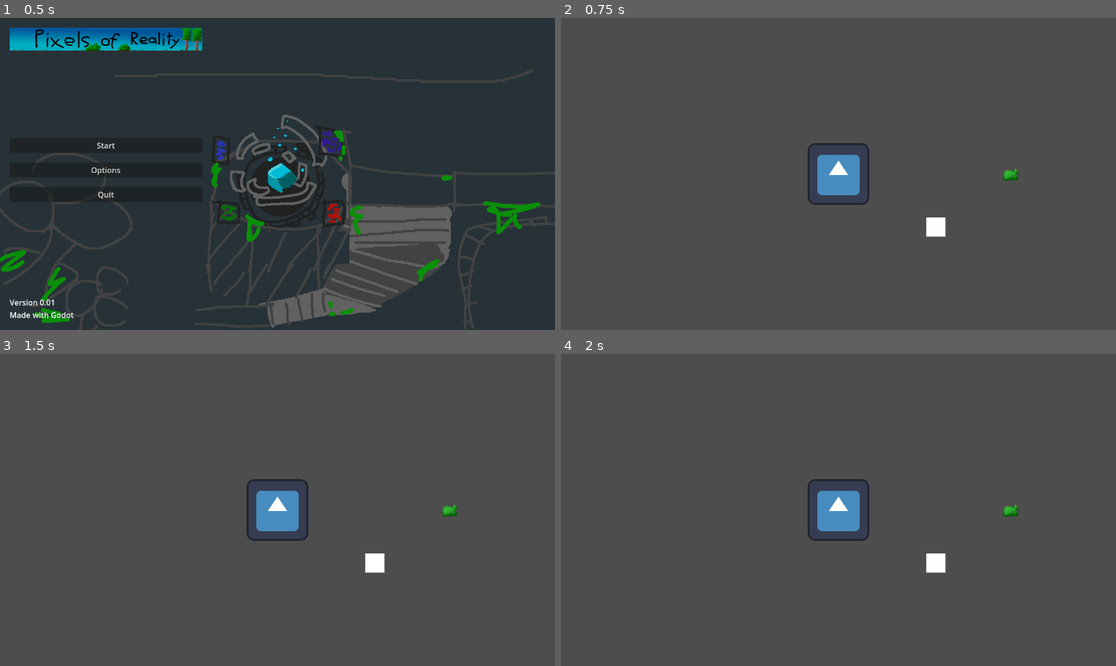
Above: before the commit, frames 1-4 (two rows, left to right).
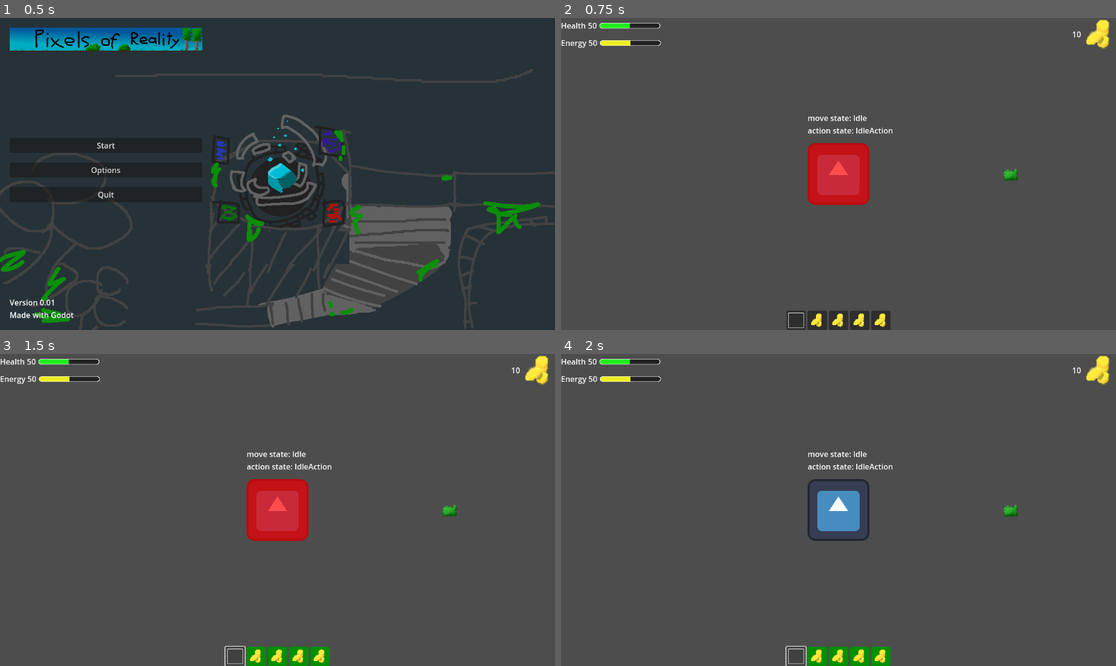
Above: after the commit, the same moments.

Repository: Cole-Miller-IT/JanGameJam2025
Game: Godot game, scene res://Scenes/Levels/MainMenu/main_menu.tscn
Two runs of this game, one before a commit and one after it. Both use one fixed random seed, a clock stepped at 60 frames per second and the inputs below. The engine's default icon, where the game draws it, is replaced by a stand-in: a white triangle on a blue panel in a dark square.
Inputs (mouse positions are in pixels of both pictures, inside the frame that each line leads up to):
- Up to frame 1 (0.5 s): no input
- Up to frame 2 (0.75 s): click "Start" at 0.5 s
- Up to frame 3 (1.5 s): click (233, 656) at 1.27 s
- Up to frame 4 (2 s): no input

Frame 1 is identical in both runs. In frame 2, 4.5% of the frame differs, in the area x 0-99%, y 0-100%; in frame 3, 4.4%; in frame 4, 2.2%.

Commit message:
added ui to wrold

Diff:
--- a/Scenes/Enemies/enemy_base.gd
+++ b/Scenes/Enemies/enemy_base.gd
@@ -2,7 +2,6 @@
 class_name EnemyBase
 
 var health = 100
-
 
 
 func take_damage():
--- a/Scenes/Enemies/enemy_base.tscn
+++ b/Scenes/Enemies/enemy_base.tscn
@@ -1,10 +1,14 @@
-[gd_scene load_steps=5 format=3 uid="uid://dwjprrq0b0rsb"]
+[gd_scene load_steps=7 format=3 uid="uid://dwjprrq0b0rsb"]
 
 [ext_resource type="Script" path="res://Scenes/Enemies/enemy_base.gd" id="1_3qtj7"]
 [ext_resource type="Texture2D" uid="uid://bqc5gwyelqe7n" path="res://Assets/Images/Bush.png" id="2_22ou5"]
 [ext_resource type="PackedScene" uid="uid://doqtjwyne5dbw" path="res://Scenes/HitboxAndHurtbox/hurtbox.tscn" id="3_x0r8h"]
+[ext_resource type="PackedScene" uid="uid://gy0wep6lq3su" path="res://Scenes/HitboxAndHurtbox/hitbox.tscn" id="4_v38y8"]
 
 [sub_resource type="RectangleShape2D" id="RectangleShape2D_etjs6"]
+size = Vector2(32, 20)
+
+[sub_resource type="RectangleShape2D" id="RectangleShape2D_nh5lt"]
 size = Vector2(32, 20)
 
 [node name="EnemyBase" type="CharacterBody2D"]
@@ -19,6 +23,13 @@
 [node name="CollisionShape2D" parent="HurtBox" index="0"]
 shape = SubResource("RectangleShape2D_etjs6")
 
+[node name="Hitbox" parent="." instance=ExtResource("4_v38y8")]
+collision_layer = 4
+
+[node name="CollisionShape2D" parent="Hitbox" index="0"]
+shape = SubResource("RectangleShape2D_nh5lt")
+
 [connection signal="area_entered" from="HurtBox" to="." method="_on_hurt_box_area_entered"]
 
 [editable path="HurtBox"]
+[editable path="Hitbox"]
--- a/Scenes/Levels/World/world.tscn
+++ b/Scenes/Levels/World/world.tscn
@@ -1,17 +1,16 @@
-[gd_scene load_steps=3 format=3 uid="uid://khxgk4bj1cll"]
+[gd_scene load_steps=4 format=3 uid="uid://khxgk4bj1cll"]
 
 [ext_resource type="PackedScene" uid="uid://duer6vi3o38eh" path="res://Scenes/Player/player.tscn" id="1_dxqne"]
 [ext_resource type="PackedScene" uid="uid://dwjprrq0b0rsb" path="res://Scenes/Enemies/enemy_base.tscn" id="2_fcku3"]
+[ext_resource type="PackedScene" uid="uid://dpuyqxjrgojdi" path="res://Scenes/UI/HUD/hud.tscn" id="3_yx6bm"]
 
 [node name="World" type="Node"]
 
 [node name="Player" parent="." instance=ExtResource("1_dxqne")]
 
-[node name="Test" type="ColorRect" parent="."]
-offset_left = 182.0
-offset_top = 90.0
-offset_right = 222.0
-offset_bottom = 130.0
-
 [node name="EnemyBase" parent="." instance=ExtResource("2_fcku3")]
 position = Vector2(358, 1)
+
+[node name="UI" type="CanvasLayer" parent="."]
+
+[node name="HUD" parent="UI" instance=ExtResource("3_yx6bm")]
--- a/Scenes/Player/ActionStates/idle_action.gd
+++ b/Scenes/Player/ActionStates/idle_action.gd
@@ -16,15 +16,6 @@
 		return light_attack_state
 
 
-	#if Input.is_action_just_pressed('die'):
-		#return die_state
-
-	#if Input.is_action_just_pressed('ui_cancel'):
-		#print("pause")
-
-		#show overlay
-		#parent.emit_signal("pauseMenuKeyPressed")
-
 	return null
 
 func process_frame(delta: float) -> State:
--- /dev/null
+++ b/Scenes/Player/Debug/States.gd
@@ -0,0 +1,10 @@
+extends Label
+
+@onready var curMoveState = get_parent().get_node("MovementStateMachine")
+@onready var actionState = get_parent().get_node("ActionStateMachine")
+
+# Called every frame. 'delta' is the elapsed time since the previous frame.
+func _process(delta):
+	#print(curMoveState)
+	#print(actionState)
+	self.text = "move state: %s\naction state: %s" %[curMoveState.current_state.name, actionState.current_state.name]
--- a/Scenes/Player/MoveStates/Walk.gd
+++ b/Scenes/Player/MoveStates/Walk.gd
@@ -5,7 +5,7 @@
 #@export var bulletTime_move_state: State
 #@export var die_state: State
 
-var SPEED = 50
+var SPEED = 100
 
 func enter() -> void:
 	#parent.animations.play(animation_name)
--- a/Scenes/Player/player.gd
+++ b/Scenes/Player/player.gd
@@ -5,12 +5,21 @@
 @onready var movementStateMachine = $MovementStateMachine
 @onready var actionStateMachine = $ActionStateMachine
 
+#Ingame stats
+var health = 100
+
+#Signals
+signal updatePlayerHealth
+
+
 # Called when the node enters the scene tree for the first time.
 func _ready():
 	# Initialize the state machine, passing a reference of the player to the states,
 	# that way they can move and react accordingly
 	movementStateMachine.init(self)
 	actionStateMachine.init(self)
+
+	hurtFlash()
 
 
 #pass the input/processing to the state machines
@@ -27,3 +36,36 @@
 func _process(delta: float) -> void:
 	movementStateMachine.process_frame(delta)
 	actionStateMachine.process_frame(delta)
+
+
+func hurtFlash():
+	$Sprite2D.material.set_shader_parameter("flash_modifier", 0.7)
+	$Sprite2D.material.set_shader_parameter("flash_color", Vector4(1, 0, 0, 1))
+	$HurtFlashTimer.start(1)
+
+
+func _on_hurt_flash_timer_timeout():
+	$Sprite2D.material.set_shader_parameter("flash_modifier", 0.0)
+
+
+func take_damage(value):
+	print(value)
+	hurtFlash()
+
+	#update UI
+	#emit_signal("updatePlayerHealth", (health - value))
+
+	#health -= value
+
+	#print(health)
+	#if health <= 0 and dying == false:
+		#print("player died")
+		#dying = true
+
+		#movementStateMachine.change_state(dieStateMove)
+		#actionStateMachine.change_state(dieStateAction)
+
+
+func _on_hurt_box_area_entered(area):
+	print("take damage")
+	#take_damage(area.)
--- a/Scenes/Player/player.tscn
+++ b/Scenes/Player/player.tscn
@@ -1,6 +1,7 @@
-[gd_scene load_steps=14 format=3 uid="uid://duer6vi3o38eh"]
+[gd_scene load_steps=18 format=3 uid="uid://duer6vi3o38eh"]
 
 [ext_resource type="Script" path="res://Scenes/Player/player.gd" id="1_nat41"]
+[ext_resource type="Shader" path="res://Shaders/hurt.gdshader" id="2_3dy6s"]
 [ext_resource type="Script" path="res://Scenes/StateMachine/Finite State Machine.gd" id="2_ft4ic"]
 [ext_resource type="Texture2D" uid="uid://dweafasm4b2rh" path="res://icon.svg" id="2_t3lte"]
 [ext_resource type="Script" path="res://Scenes/Player/MoveStates/idle.gd" id="3_qkui0"]
@@ -11,10 +12,19 @@
 [ext_resource type="Script" path="res://Scenes/Player/ActionStates/die_action.gd" id="9_0oyhd"]
 [ext_resource type="PackedScene" uid="uid://doqtjwyne5dbw" path="res://Scenes/HitboxAndHurtbox/hurtbox.tscn" id="10_x5ps0"]
 [ext_resource type="PackedScene" uid="uid://gy0wep6lq3su" path="res://Scenes/HitboxAndHurtbox/hitbox.tscn" id="11_m6pjx"]
+[ext_resource type="Script" path="res://Scenes/Player/Debug/States.gd" id="12_4mh53"]
+
+[sub_resource type="ShaderMaterial" id="ShaderMaterial_20kni"]
+shader = ExtResource("2_3dy6s")
+shader_parameter/flash_color = Color(1, 1, 1, 1)
+shader_parameter/flash_modifier = 0.0
 
 [sub_resource type="CapsuleShape2D" id="CapsuleShape2D_uijew"]
 radius = 64.0
 height = 128.0
+
+[sub_resource type="CircleShape2D" id="CircleShape2D_h86yv"]
+radius = 64.0
 
 [sub_resource type="RectangleShape2D" id="RectangleShape2D_wq3og"]
 size = Vector2(66, 98)
@@ -26,6 +36,7 @@
 [node name="Camera2D" type="Camera2D" parent="."]
 
 [node name="Sprite2D" type="Sprite2D" parent="."]
+material = SubResource("ShaderMaterial_20kni")
 texture = ExtResource("2_t3lte")
 
 [node name="MovementStateMachine" type="Node" parent="." node_paths=PackedStringArray("starting_state")]
@@ -64,7 +75,10 @@
 shape = SubResource("CapsuleShape2D_uijew")
 
 [node name="HurtBox" parent="." instance=ExtResource("10_x5ps0")]
-collision_layer = 4
+collision_mask = 4
+
+[node name="CollisionShape2D" parent="HurtBox" index="0"]
+shape = SubResource("CircleShape2D_h86yv")
 
 [node name="Hitbox" parent="." instance=ExtResource("11_m6pjx")]
 collision_layer = 8
@@ -73,4 +87,18 @@
 position = Vector2(120, 0)
 shape = SubResource("RectangleShape2D_wq3og")
 
+[node name="StateDebug" type="Label" parent="."]
+offset_left = -64.0
+offset_top = -128.0
+offset_right = 64.0
+offset_bottom = -73.0
+script = ExtResource("12_4mh53")
+
+[node name="HurtFlashTimer" type="Timer" parent="."]
+one_shot = true
+
+[connection signal="area_entered" from="HurtBox" to="." method="_on_hurt_box_area_entered"]
+[connection signal="timeout" from="HurtFlashTimer" to="." method="_on_hurt_flash_timer_timeout"]
+
+[editable path="HurtBox"]
 [editable path="Hitbox"]
--- /dev/null
+++ b/Scenes/UI/Bars/health_bar.gd
@@ -0,0 +1,33 @@
+extends ProgressBar
+
+
+@onready var time = $Timer as Timer
+@onready var damageBar = $DamageBar as ProgressBar
+
+var health = 0 : set = _set_health
+
+
+func _set_health(newHealth):
+	var prevHealth = health
+	health = min(max_value, newHealth)
+	value = health
+
+	if health <= 0:
+		#queue_free()
+		pass
+
+	if health < prevHealth:
+		$Timer.start()
+
+	else:
+		damageBar.value = health
+
+func init_health(startingHealth):
+	health = startingHealth
+	max_value = health
+	value = health
+	damageBar.max_value = health
+	damageBar.value = health
+
+func _on_timer_timeout():
+	damageBar.value = health
--- /dev/null
+++ b/Scenes/UI/Bars/health_bar.tscn
@@ -0,0 +1,61 @@
+[gd_scene load_steps=6 format=3 uid="uid://ctymmmhqnr2wr"]
+
+[ext_resource type="Script" path="res://Scenes/UI/Bars/health_bar.gd" id="1_xljx2"]
+
+[sub_resource type="StyleBoxEmpty" id="StyleBoxEmpty_1ibbx"]
+
+[sub_resource type="StyleBoxFlat" id="StyleBoxFlat_23gi2"]
+bg_color = Color(0, 0.580392, 0.117647, 1)
+corner_radius_top_left = 30
+corner_radius_top_right = 30
+corner_radius_bottom_right = 30
+corner_radius_bottom_left = 30
+
+[sub_resource type="StyleBoxFlat" id="StyleBoxFlat_5uhrq"]
+bg_color = Color(0.352941, 0.352941, 0.352941, 1)
+corner_radius_top_left = 30
+corner_radius_top_right = 30
+corner_radius_bottom_right = 30
+corner_radius_bottom_left = 30
+expand_margin_left = 1.0
+expand_margin_top = 1.0
+expand_margin_right = 1.0
+expand_margin_bottom = 1.0
+shadow_color = Color(0, 0, 0, 0.27451)
+shadow_offset = Vector2(0, 1)
+
+[sub_resource type="StyleBoxFlat" id="StyleBoxFlat_fjkcg"]
+bg_color = Color(1, 0.964706, 0.960784, 1)
+corner_radius_top_left = 30
+corner_radius_top_right = 30
+corner_radius_bottom_right = 30
+corner_radius_bottom_left = 30
+
+[node name="HealthBar" type="ProgressBar"]
+z_index = 1
+offset_right = 616.0
+offset_bottom = 32.0
+theme_override_styles/background = SubResource("StyleBoxEmpty_1ibbx")
+theme_override_styles/fill = SubResource("StyleBoxFlat_23gi2")
+value = 60.0
+show_percentage = false
+script = ExtResource("1_xljx2")
+
+[node name="DamageBar" type="ProgressBar" parent="."]
+z_index = -1
+layout_mode = 1
+anchors_preset = 15
+anchor_right = 1.0
+anchor_bottom = 1.0
+grow_horizontal = 2
+grow_vertical = 2
+theme_override_styles/background = SubResource("StyleBoxFlat_5uhrq")
+theme_override_styles/fill = SubResource("StyleBoxFlat_fjkcg")
+value = 80.0
+show_percentage = false
+
+[node name="Timer" type="Timer" parent="."]
+wait_time = 0.4
+one_shot = true
+
+[connection signal="timeout" from="Timer" to="." method="_on_timer_timeout"]
--- /dev/null
+++ b/Shaders/hurt.gdshader
@@ -0,0 +1,10 @@
+shader_type canvas_item;
+
+uniform vec4 flash_color: source_color = vec4(1, 0, 0, 1);
+uniform float flash_modifier: hint_range(0.0, 1.0) = 0.0;
+
+void fragment() {
+	vec4 color = texture(TEXTURE, UV);
+	color.rgb = mix(color.rgb, flash_color.rgb, flash_modifier);
+	COLOR = color;
+}
